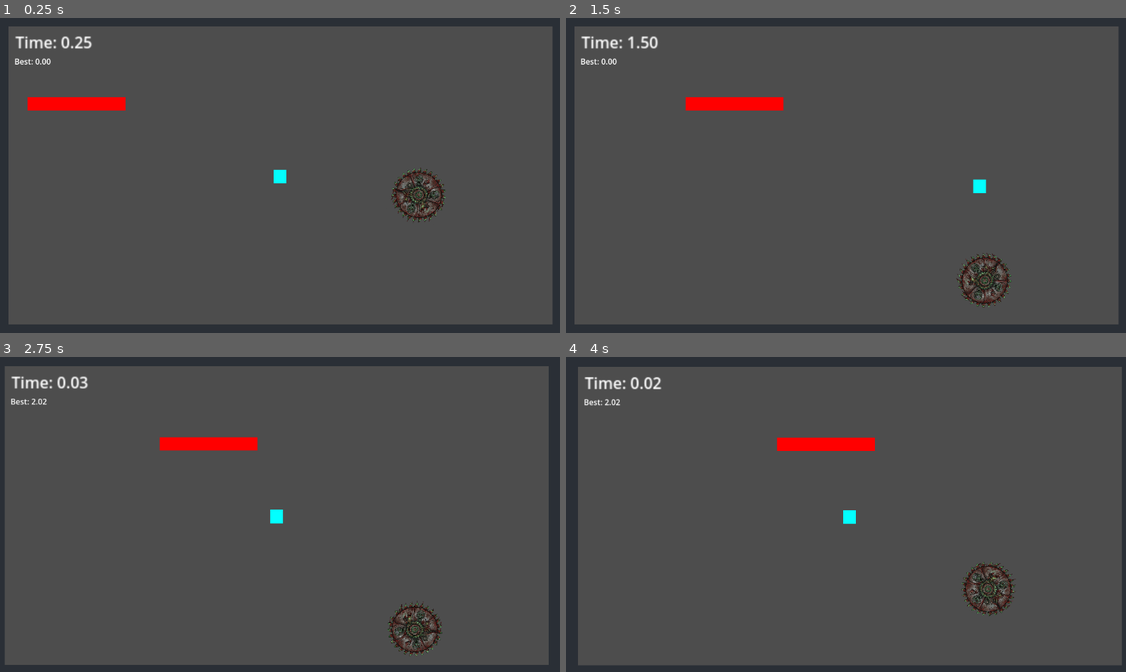
Above: before the commit, frames 1-4 (two rows, left to right).
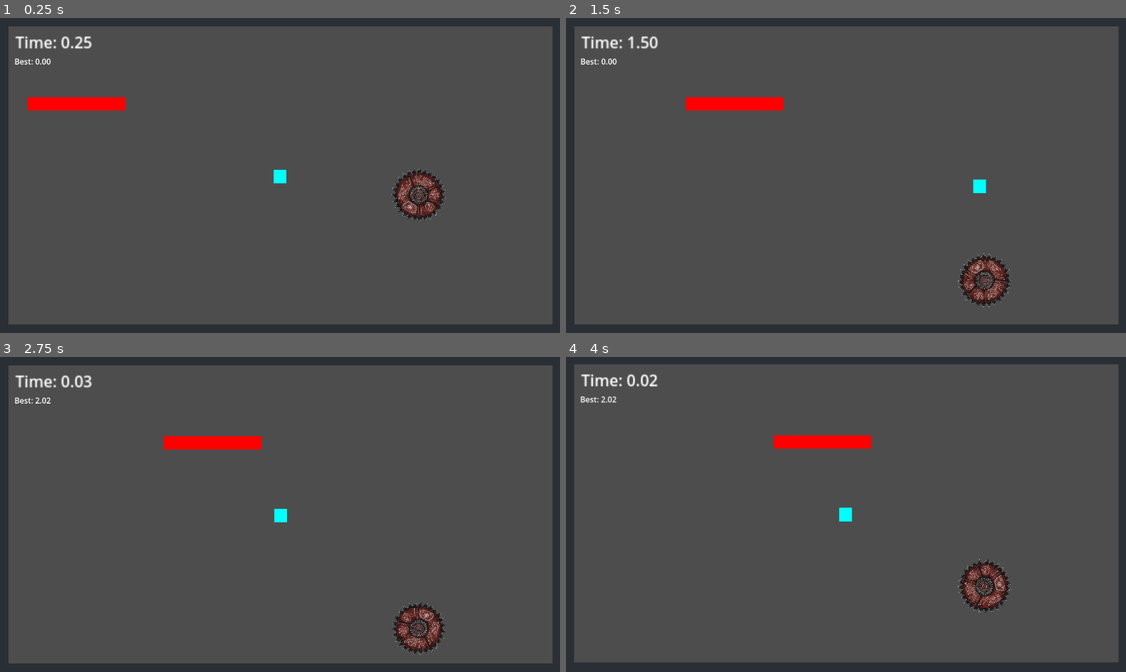
Above: after the commit, the same moments.

Repository: DarthBivan/time-decay
Game: Godot game, scene res://main.tscn
The game is run twice, just before and just after one commit, with the same random seed, the same clock (stepped at 60 frames per second) and the same inputs.
Inputs:
- Up to frame 1 (0.25 s): no input
- Up to frame 2 (1.5 s): hold Right (ui_right) 0.53-1.28 s; hold Down (ui_down) from 1.28 s (still down)
- Up to frame 3 (2.75 s): release Down (ui_down) at 2.03 s; hold Right (ui_right) from 2.03 s (still down)
- Up to frame 4 (4 s): release Right (ui_right) at 2.78 s; hold Up (ui_up) 2.78-3.53 s; hold Left (ui_left) from 3.53 s (still down)

The runs differ from the first frame. In frame 1, 0.8% of the frame differs, in the area x 69-80%, y 47-65%; in frame 2, 0.8%; in frame 3, 3.7%; in frame 4, 4.4%, in the area x 1-100%, y 2-98%.

Commit message:
Improve death feedback: multi-blink flash

Diff:
--- a/main.tscn
+++ b/main.tscn
@@ -3,7 +3,7 @@
 [ext_resource type="Script" uid="uid://b0l7svsxowttf" path="res://player.gd" id="1_ig7tw"]
 [ext_resource type="Script" uid="uid://dd2el5tbxnq0m" path="res://obstacle_bar.gd" id="2_0xm2m"]
 [ext_resource type="Script" uid="uid://ci67wwh0gfouq" path="res://vertical_blade.gd" id="3_h2yge"]
-[ext_resource type="Texture2D" uid="uid://8by3pq0so7l5" path="res://Scary_Sawblade-removebg-preview.png" id="4_1bvp3"]
+[ext_resource type="Texture2D" uid="uid://5xbnlrdfs8bt" path="res://SAWBLADE.png" id="4_1bvp3"]
 
 [sub_resource type="RectangleShape2D" id="RectangleShape2D_0xm2m"]
 size = Vector2(26, 28)
--- a/player.gd
+++ b/player.gd
@@ -22,13 +22,13 @@
 # =========================
 # GRAVITY DRIFT (DOWN)
 # =========================
-var gravity_dir: Vector2 = Vector2(0, 1)     # pulls DOWN
-var base_gravity_strength: float = 18.0      # gentle start
-var gravity_growth: float = 1.1               # slow ramp
-var max_gravity_strength: float = 95.0        # hard cap (prevents impossible)
-
-# =========================
-# TIME & PRESSURE
+var gravity_dir: Vector2 = Vector2(0, 1)
+var base_gravity_strength: float = 18.0
+var gravity_growth: float = 1.1
+var max_gravity_strength: float = 95.0
+
+# =========================
+# TIME & SCORE
 # =========================
 var time_alive: float = 0.0
 var pressure: float = 0.0
@@ -40,6 +40,11 @@
 @onready var timer_label: Label = get_parent().get_node("TimerLabel")
 @onready var best_label: Label = get_parent().get_node("BestLabel")
 @onready var camera: Camera2D = get_parent().get_node("Camera2D")
+
+# =========================
+# PLAYER VISUAL
+# =========================
+@onready var body_rect: ColorRect = $ColorRect
 
 # =========================
 # SHAKE SETTINGS
@@ -111,14 +116,14 @@
 			current_friction * delta
 		)
 
-	# ---- APPLY GRAVITY DRIFT (CAPPED) ----
+	# ---- APPLY GRAVITY ----
 	var gravity_strength := base_gravity_strength + time_alive * gravity_growth
 	gravity_strength = min(gravity_strength, max_gravity_strength)
 
 	var gravity_force := gravity_dir * gravity_strength
 	velocity += gravity_force * delta
 
-	# ---- CAP MAX SPEED (CRITICAL FOR CONTROL) ----
+	# ---- CAP SPEED ----
 	if velocity.length() > max_speed:
 		velocity = velocity.normalized() * max_speed
 
@@ -158,6 +163,34 @@
 	shake_strength = strength
 
 # =========================
+# BLINK FLASH
+# =========================
+func blink_flash():
+	if not body_rect:
+		return
+
+	var original_color = body_rect.color
+
+	# Number of blinks
+	var blink_count := 5
+	# How fast each blink is
+	var blink_interval := 0.02
+
+	for i in range(blink_count):
+		# Flash white (or red)
+		body_rect.color = Color(1, 0.2, 0.2)
+
+
+		await get_tree().create_timer(blink_interval).timeout
+
+		# Back to normal
+		if body_rect:
+			body_rect.color = original_color
+
+		await get_tree().create_timer(blink_interval).timeout
+
+
+# =========================
 # DEATH
 # =========================
 func die() -> void:
@@ -166,7 +199,11 @@
 
 	is_dead = true
 
-	start_camera_shake(0.25, 10.0)
+	# VISUAL FEEDBACK
+	blink_flash()
+	start_camera_shake(0.06, 3.0)
+
+	# HIT STOP
 	Engine.time_scale = 0.05
 
 	get_tree().create_timer(0.05).timeout.connect(_finish_death)
@@ -174,6 +211,7 @@
 func _finish_death() -> void:
 	Engine.time_scale = 1.0
 
+	# UPDATE BEST
 	if time_alive > best_time:
 		best_time = time_alive
 		update_best_label()
Binary file added: SAWBLADE.png
Not shown, changed: SAWBLADE.png.import
Binary file removed: Scary_Sawblade-removebg-preview.png
